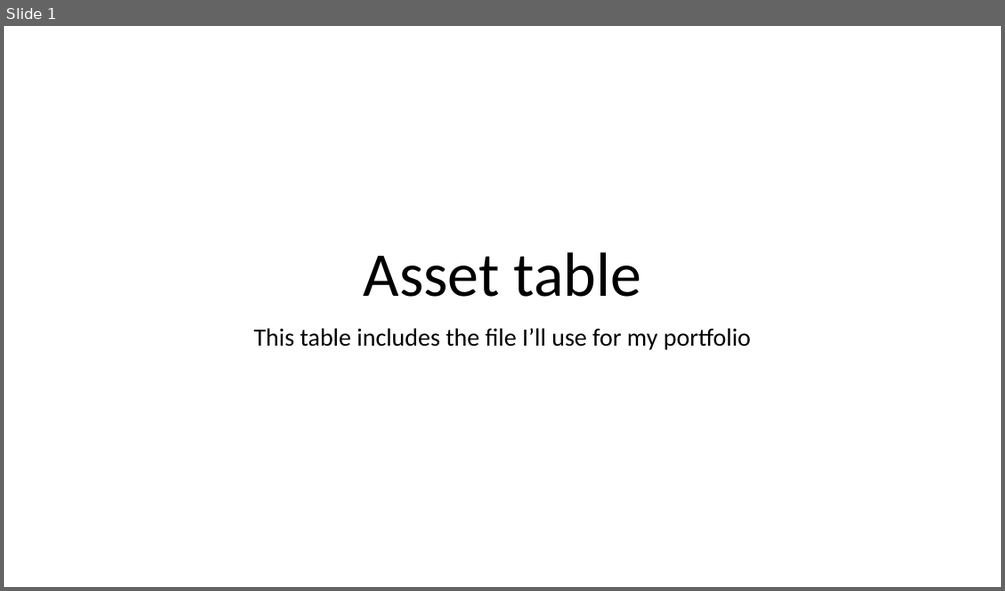
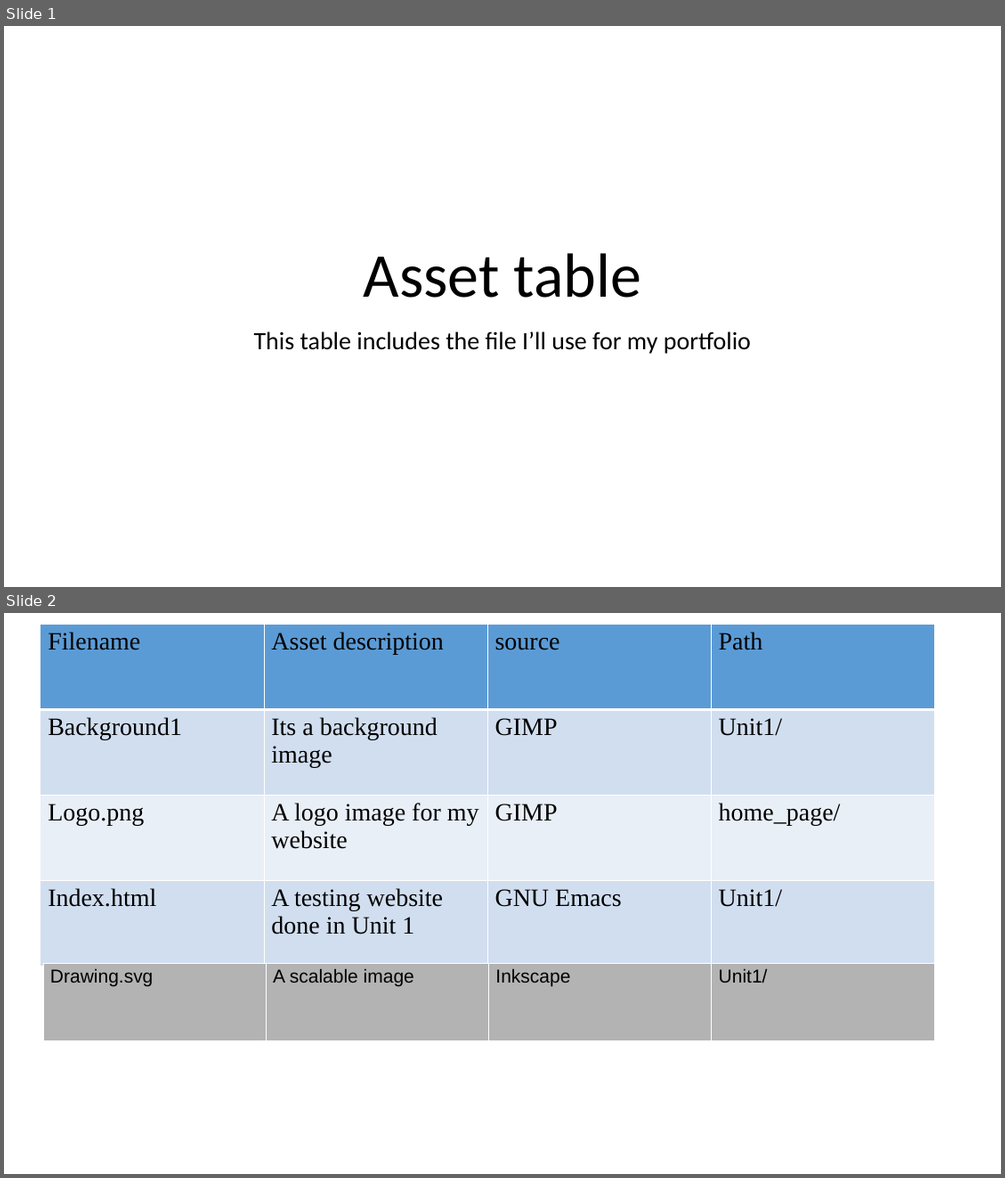
Before and after one commit to macodo/Unit3, a slide deck: Unit 3/Asset table.pptx. Shown one above the other, each under a label of ours: slide 1 before the commit, slides 1 and 2 after it. The pictures are 1005x591 and 1005x1178 pixels, drawn with LibreOffice and Linux fonts; fonts in the diff are those of the drawing. Boxes give left, top, right and bottom in pixels: in the first picture for what was removed or moved away, otherwise in the second. Text is boxed around its words. In the diff, an @@ line names an element or a change of style, - is before the commit and + after.

```diff
--- a/Unit 3/Asset table.pptx
+++ b/Unit 3/Asset table.pptx
@@ slide 2 added at [4,613,1001,1174], background #FFFFFF @@
@@ table added at [40,624,935,966], 4 rows, 4 columns @@
+Filename | Asset description | source | Path
+Background1 | Its a background image | GIMP | Unit1/
+Logo.png | A logo image for my / website | GIMP | home_page/
+Index.html | A testing website done in Unit 1 | GNU Emacs | Unit1/
@@ table added at [43,962,934,1022], 1 rows, 4 columns @@
+Drawing.svg | A scalable image | Inkscape | Unit1/
@@ slide 1 changed as well @@
@@ text "This table includes the file ..." at [254,331,751,354]: line spacing 0.9 to 1; less space between paragraphs @@
```
Also in this commit, not shown: 1 slide removed, 5 other files.
